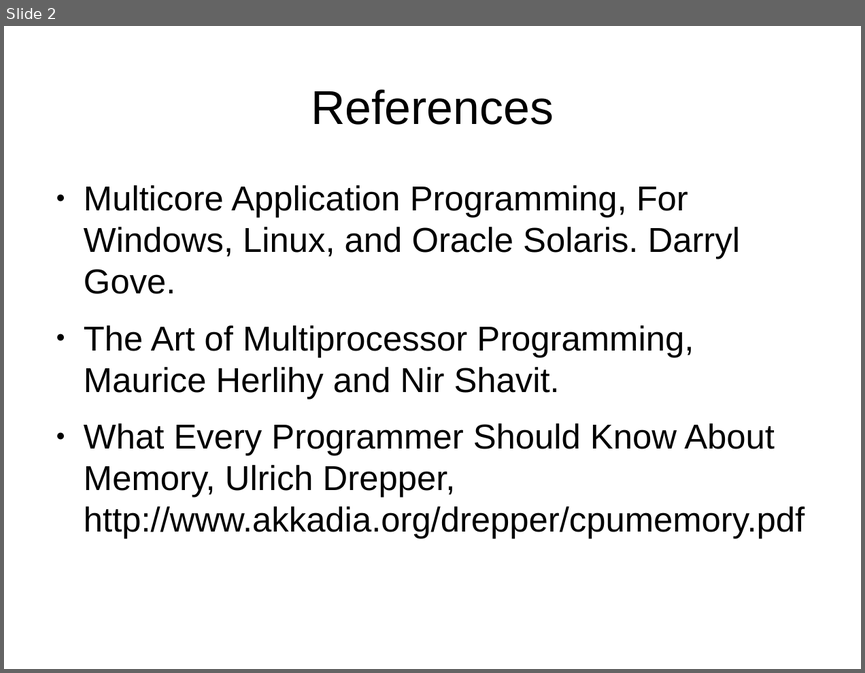
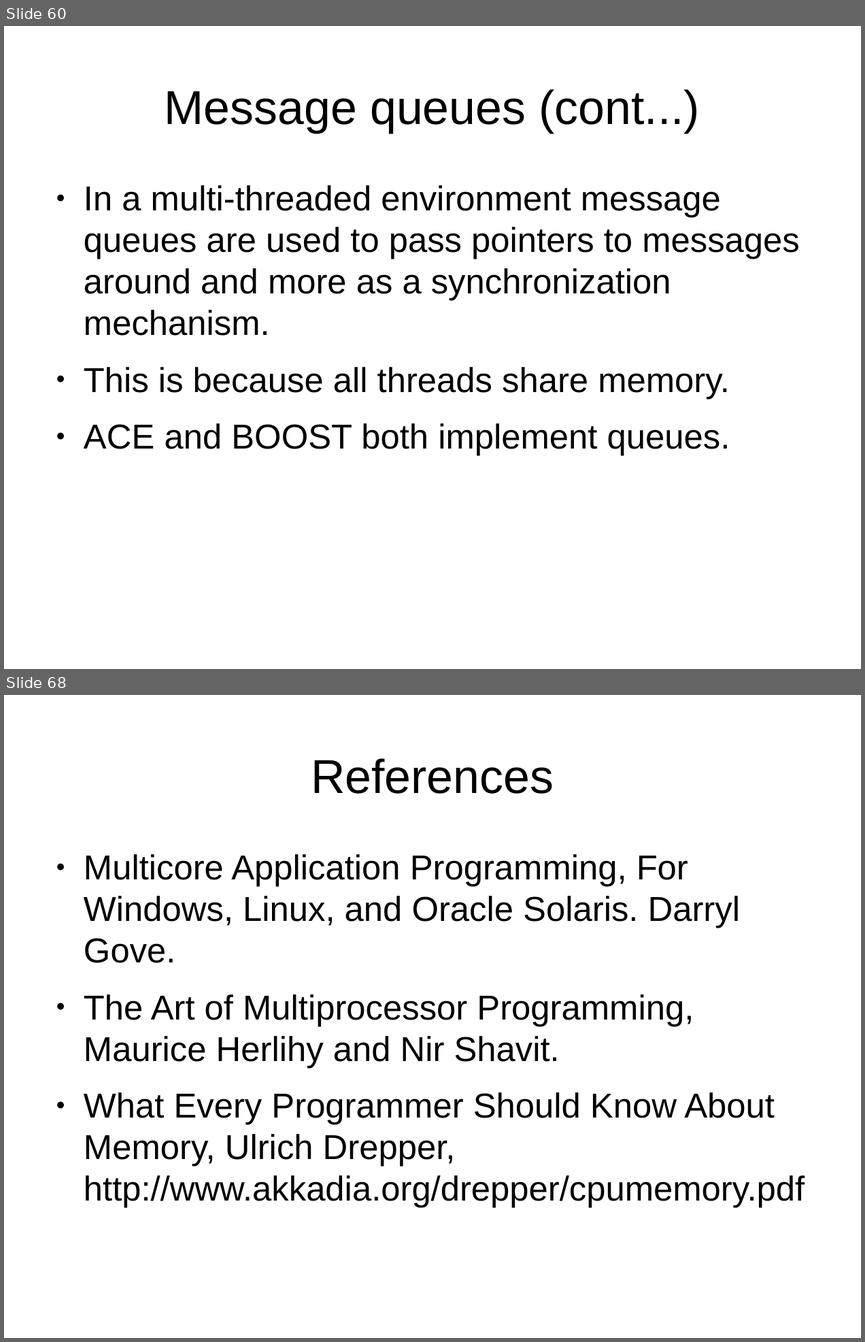
Before and after one commit to veltzer/demos-linux, a slide deck: multi_core/multicore.odp. Shown one above the other, each under a label of ours: slide 2 before the commit, slides 60 and 68 after it; the slides between them are not shown. The pictures are 865x673 and 865x1342 pixels, drawn with LibreOffice and Linux fonts; fonts in the diff are those of the drawing. Boxes give left, top, right and bottom in pixels: in the first picture for what was removed or moved away, otherwise in the second. Text is boxed around its words. In the diff, an @@ line names an element or a change of style, - is before the commit and + after.

```diff
--- a/multi_core/multicore.odp
+++ b/multi_core/multicore.odp
@@ slide 60 added at [4,26,861,669], background #FFFFFF @@
@@ title added at [164,89,700,133], 44 pt, text #000000 @@
+Message queues (cont...)
@@ text added at [84,185,800,456], 32 pt, text #000000 @@
+● In a multi-threaded environment message queues are used to pass pointers to messages around and more as a synchronization mechanism.
+● This is because all threads share memory.
+● ACE and BOOST both implement queues.
@@ what was slide 2 is now slide 68 @@
```
Also in this commit, not shown: 65 other slides added, 1 slide removed, 1 other file.
